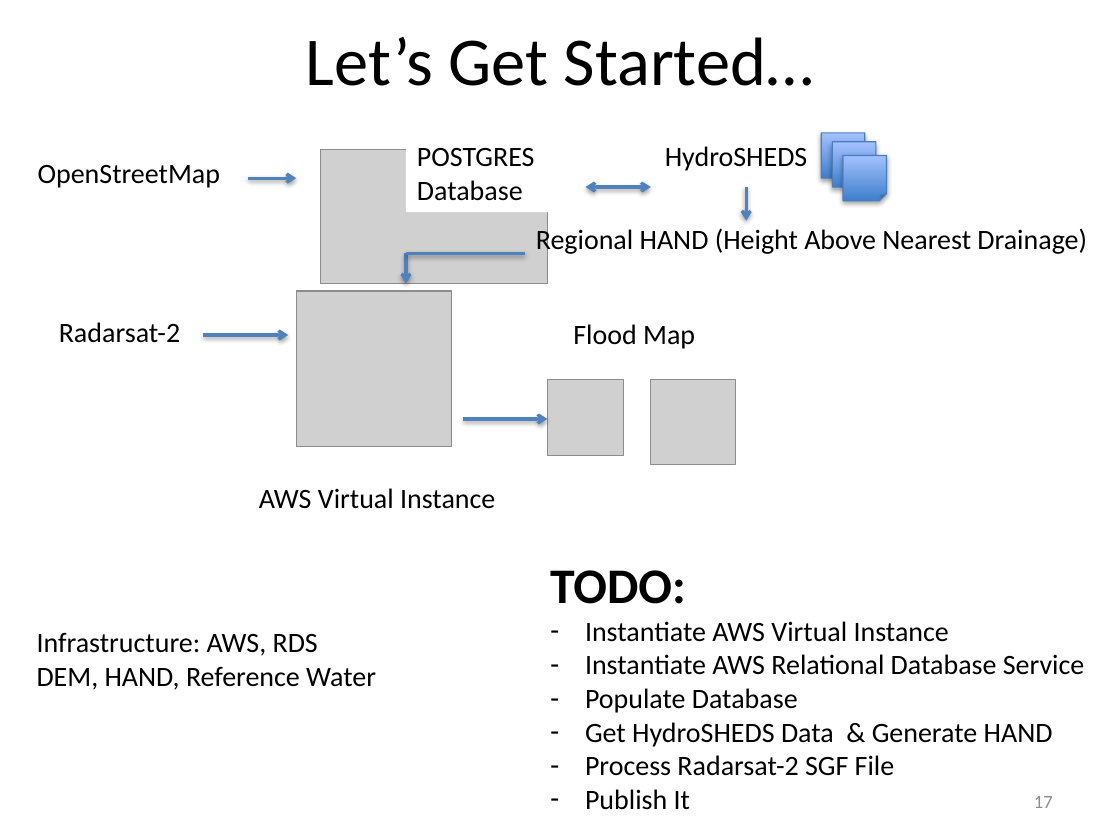
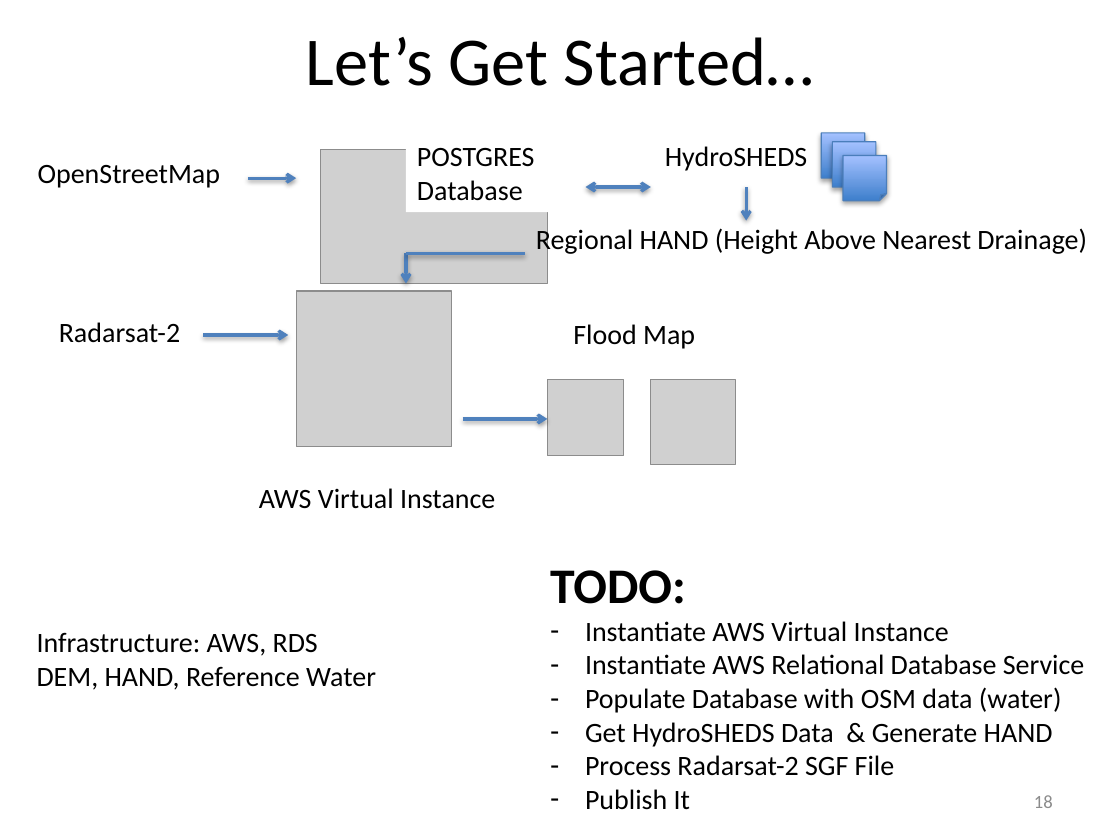
Before and after one commit to vightel/FloodMapsWorkshop, a slide deck: slide 18 of FloodMappingWorkshop.pptx (slide 17 before the commit). Drawn at 1120x840 pixels with LibreOffice and Linux fonts; fonts in the diff are those of the drawing; grey boxes stand for pictures. Boxes give left, top, right and bottom in pixels: in the first picture for what was removed or moved away, otherwise in the second. Text is boxed around its words. In the diff, an @@ line names an element or a change of style, - is before the commit and + after.

```diff
--- a/FloodMappingWorkshop.pptx
+++ b/FloodMappingWorkshop.pptx
@@ text at box(585, 687, 1062, 713): text changed @@
-– Populate Database
+– Populate Database with OSM data (water)
@@ page number at box(1034, 795, 1053, 808): text changed @@
-17
+18
```
Also in this commit, not shown: 11 other slides changed, 5 slides added, 9 other files.
